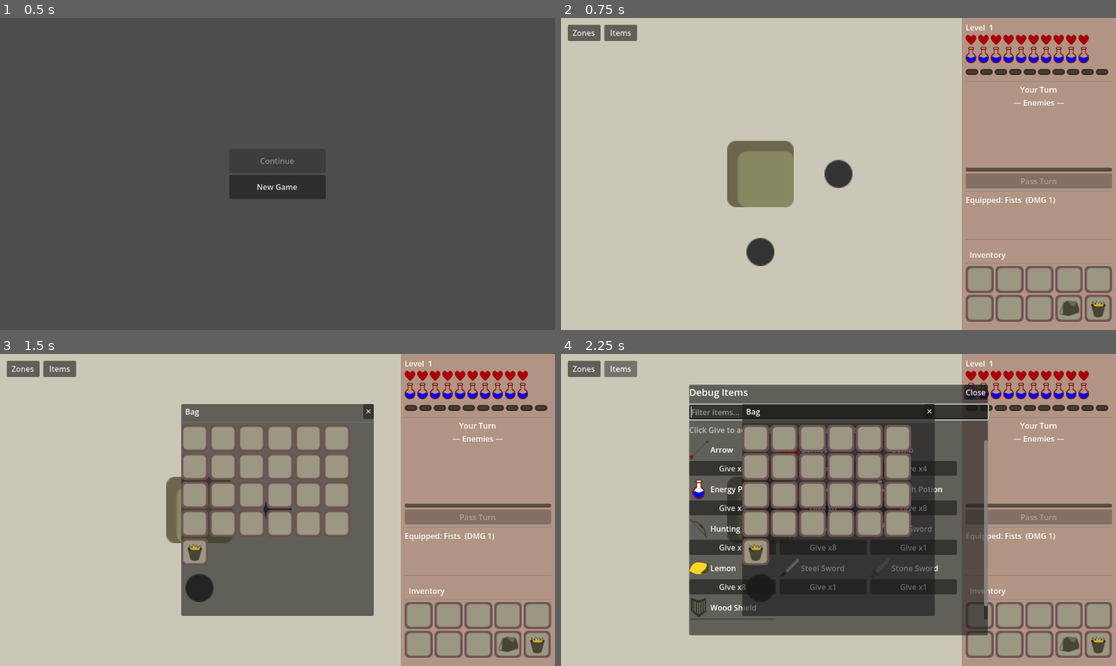
Above: before the commit, frames 1-4 (two rows, left to right).
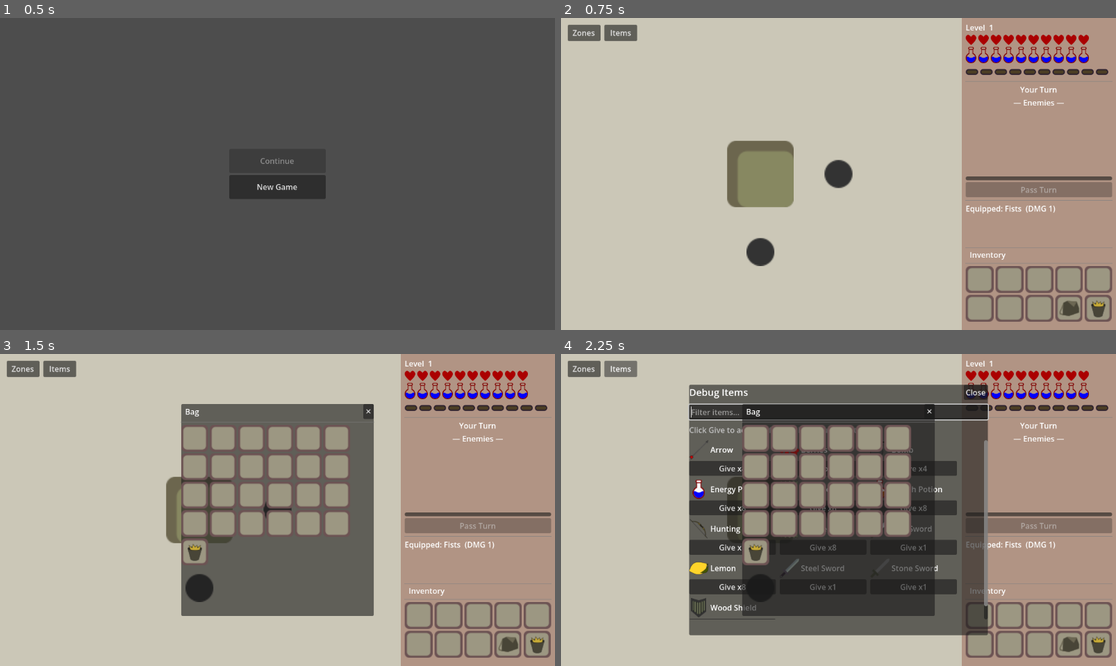
Above: after the commit, the same moments.

Repository: jiexdrop/run-reset
Game: Godot game, scene res://scenes/init.tscn
Two runs of this game, one before a commit and one after it. Both use one fixed random seed, a clock stepped at 60 frames per second and the inputs below.
Inputs (mouse positions are in pixels of both pictures, inside the frame that each line leads up to):
- Up to frame 1 (0.5 s): no input
- Up to frame 2 (0.75 s): click "New Game" at 0.5 s
- Up to frame 3 (1.5 s): click (510, 644) at 1.25 s
- Up to frame 4 (2.25 s): click "Items" at 2 s

Frame 1 is identical in both runs. In frame 2, 2.1% of the frame differs, in the area x 72-100%, y 47-72%; in frame 3, 2.1%; in frame 4, 1.9%.

Commit message:
longer fights + telegraph label on mob cards

Diff:
--- a/autoloads/mob_registry.gd
+++ b/autoloads/mob_registry.gd
@@ -47,7 +47,7 @@
 	var spider        = MobDef.new()
 	spider.mob_name   = "Cave Spider"
 	spider.sprite     = "spider"
-	spider.max_hp     = 3
+	spider.max_hp     = 6
 	spider.xp_reward  = 1
 	spider.attacks    = [bite, venom] as Array[MobAttackData]
 	spider.loot_table = [
@@ -66,7 +66,7 @@
 	var rat        = MobDef.new()
 	rat.mob_name   = "Sewer Rat"
 	rat.sprite     = "rat"
-	rat.max_hp     = 2
+	rat.max_hp     = 5
 	rat.xp_reward  = 1
 	rat.attacks    = [gnaw] as Array[MobAttackData]
 	rat.loot_table = [
@@ -84,7 +84,7 @@
 	var cactus        = MobDef.new()
 	cactus.mob_name   = "Cactus"
 	cactus.sprite     = "cactus"
-	cactus.max_hp     = 4
+	cactus.max_hp     = 7
 	cactus.xp_reward  = 2
 	cactus.attacks    = [thorn] as Array[MobAttackData]
 	cactus.loot_table = [
@@ -102,7 +102,7 @@
 	var sandipper        = MobDef.new()
 	sandipper.mob_name   = "Sandipper"
 	sandipper.sprite     = "sandipper"
-	sandipper.max_hp     = 3
+	sandipper.max_hp     = 6
 	sandipper.xp_reward  = 1
 	sandipper.attacks    = [peck] as Array[MobAttackData]
 	sandipper.burrows    = true
@@ -125,7 +125,7 @@
 	var glaciarch        = MobDef.new()
 	glaciarch.mob_name   = "Glaciarch"
 	glaciarch.sprite     = "glaciarch"
-	glaciarch.max_hp     = 8
+	glaciarch.max_hp     = 14
 	glaciarch.xp_reward  = 6
 	glaciarch.attacks    = [frost_bite, freeze] as Array[MobAttackData]
 	glaciarch.resistances = {"physical": 0.5, "ice": 0.1, "fire": 2.0}
@@ -144,7 +144,7 @@
 	var frozelin        = MobDef.new()
 	frozelin.mob_name   = "Frozelin"
 	frozelin.sprite     = "frozelin"
-	frozelin.max_hp     = 3
+	frozelin.max_hp     = 6
 	frozelin.xp_reward  = 2
 	frozelin.attacks    = [chill] as Array[MobAttackData]
 	frozelin.loot_table = [
@@ -163,7 +163,7 @@
 	var gomelin         = MobDef.new()
 	gomelin.mob_name    = "Gomelin"
 	gomelin.sprite      = "gomelin"
-	gomelin.max_hp      = 8
+	gomelin.max_hp      = 14
 	gomelin.xp_reward   = 6
 	gomelin.attacks     = [pilfer] as Array[MobAttackData]
 	gomelin.resistances = {"physical": 0.5, "ice": 2.0, "fire": 0.1}
@@ -182,7 +182,7 @@
 	var pikonaut         = MobDef.new()
 	pikonaut.mob_name    = "Pikonaut"
 	pikonaut.sprite      = "pikonaut"
-	pikonaut.max_hp      = 3
+	pikonaut.max_hp      = 5
 	pikonaut.xp_reward   = 2
 	pikonaut.attacks     = [poke] as Array[MobAttackData]
 	pikonaut.resistances = {"physical": 0.5, "ice": 2.0, "fire": 0.1}
@@ -249,7 +249,7 @@
 	var skeleton        = MobDef.new()
 	skeleton.mob_name   = "Skeleton"
 	skeleton.sprite     = "skeleton"
-	skeleton.max_hp     = 4
+	skeleton.max_hp     = 7
 	skeleton.xp_reward  = 2
 	skeleton.attacks    = [bone_slash, splinter] as Array[MobAttackData]
 	skeleton.loot_table = [
--- a/scenes/combat_ui.gd
+++ b/scenes/combat_ui.gd
@@ -185,7 +185,7 @@
 		var mob_view = MobViewScene.instantiate()
 		mob_row.add_child(mob_view)
 		mob_view.setup(mob_id, GameState.monsters[mob_id])
-		mob_view.set_telegraphed(_telegraphed.has(mob_id))
+		mob_view.set_telegraphed(_telegraphed.has(mob_id), _telegraphed.get(mob_id, {}))
 		mob_view.attack_requested.connect(_on_attack_requested)
 		mob_view.mob_died.connect(_on_mob_died)
 
@@ -604,8 +604,8 @@
 		if selected_atk.is_empty():
 			return
 		_telegraphed[mob_id] = selected_atk
-		card.set_telegraphed(true)
-		_log("%s is telegraphing an attack!" % GameState.monsters[mob_id].get("name", "Mob"))
+		card.set_telegraphed(true, selected_atk)
+		_log("%s readies %s!" % [GameState.monsters[mob_id].get("name", "Mob"), selected_atk.get("attack_name", "an attack")])
 		return
 
 	var atk: Dictionary = _telegraphed[mob_id]
--- a/scenes/combat_ui.tscn
+++ b/scenes/combat_ui.tscn
@@ -107,7 +107,7 @@
 alignment = 1
 
 [node name="MobScroll" type="ScrollContainer" parent="MarginContainer/ContentArea/VBox/CombatSection/MobCarousel" unique_id=480148299]
-custom_minimum_size = Vector2(0, 128)
+custom_minimum_size = Vector2(0, 146)
 layout_mode = 2
 size_flags_horizontal = 3
 size_flags_vertical = 0
--- a/scenes/mob_view.gd
+++ b/scenes/mob_view.gd
@@ -50,6 +50,7 @@
 @onready var hp_bar:       ProgressBar   = $HPBar
 @onready var sprite:       TextureRect   = $SpriteRow/Sprite
 @onready var telegraph_icon: TextureRect = $SpriteRow/TelegraphIcon
+@onready var telegraph_label: Label = $TelegraphLabel
 
 const ELEMENT_DISPLAY: Dictionary = {
 	"physical": "Physical", "fire": "Fire", "ice": "Ice",
@@ -98,8 +99,32 @@
 	return _mob_attacks[randi() % _mob_attacks.size()]
 
 
-func set_telegraphed(active: bool) -> void:
+func set_telegraphed(active: bool, atk: Dictionary = {}) -> void:
 	telegraph_icon.modulate.a = 1.0 if active else 0.0
+	telegraph_label.modulate.a = 1.0 if active else 0.0
+	if active:
+		telegraph_label.text = _format_telegraph(atk)
+
+
+## Short, always-readable summary of the incoming attack, e.g. "Venom: 1 dmg + PSN".
+func _format_telegraph(atk: Dictionary) -> String:
+	if atk.is_empty():
+		return " "
+	var txt := "%s: %d dmg" % [atk.get("attack_name", "Attack"), int(atk.get("damage", 1))]
+	var tag := _effect_tag(int(atk.get("effect", 0)))   # int(): saves reload enums as floats
+	if tag != "":
+		txt += " + " + tag
+	return txt
+
+
+func _effect_tag(effect: int) -> String:
+	match effect:
+		MobAttackData.Effect.POISON: return "PSN"
+		MobAttackData.Effect.STUN:   return "STUN"
+		MobAttackData.Effect.BLEED:  return "BLEED"
+		MobAttackData.Effect.STEAL:  return "STEAL"
+		MobAttackData.Effect.FREEZE: return "FRZ"
+	return ""
 
 
 func _refresh() -> void:
--- a/scenes/mob_view.tscn
+++ b/scenes/mob_view.tscn
@@ -21,6 +21,14 @@
 [node name="HPBar" type="ProgressBar" parent="." unique_id=516037640]
 layout_mode = 2
 
+[node name="TelegraphLabel" type="Label" parent="." unique_id=512652133]
+modulate = Color(1, 1, 1, 0)
+layout_mode = 2
+theme_override_colors/font_color = Color(1, 0.85, 0.4, 1)
+theme_override_font_sizes/font_size = 10
+text = " "
+horizontal_alignment = 1
+
 [node name="SpriteRow" type="HBoxContainer" parent="." unique_id=512652131]
 layout_mode = 2
 size_flags_horizontal = 4
